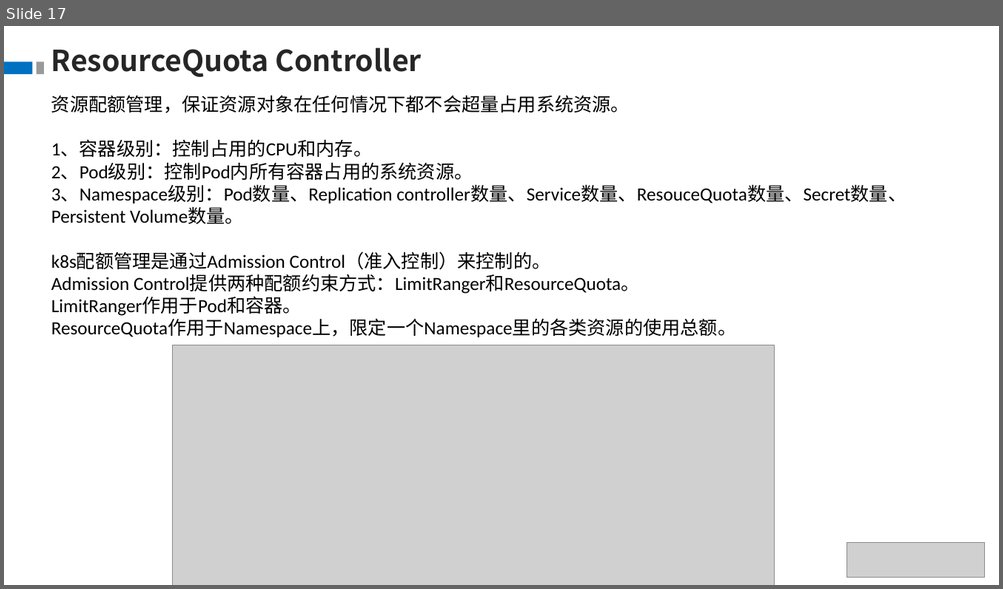
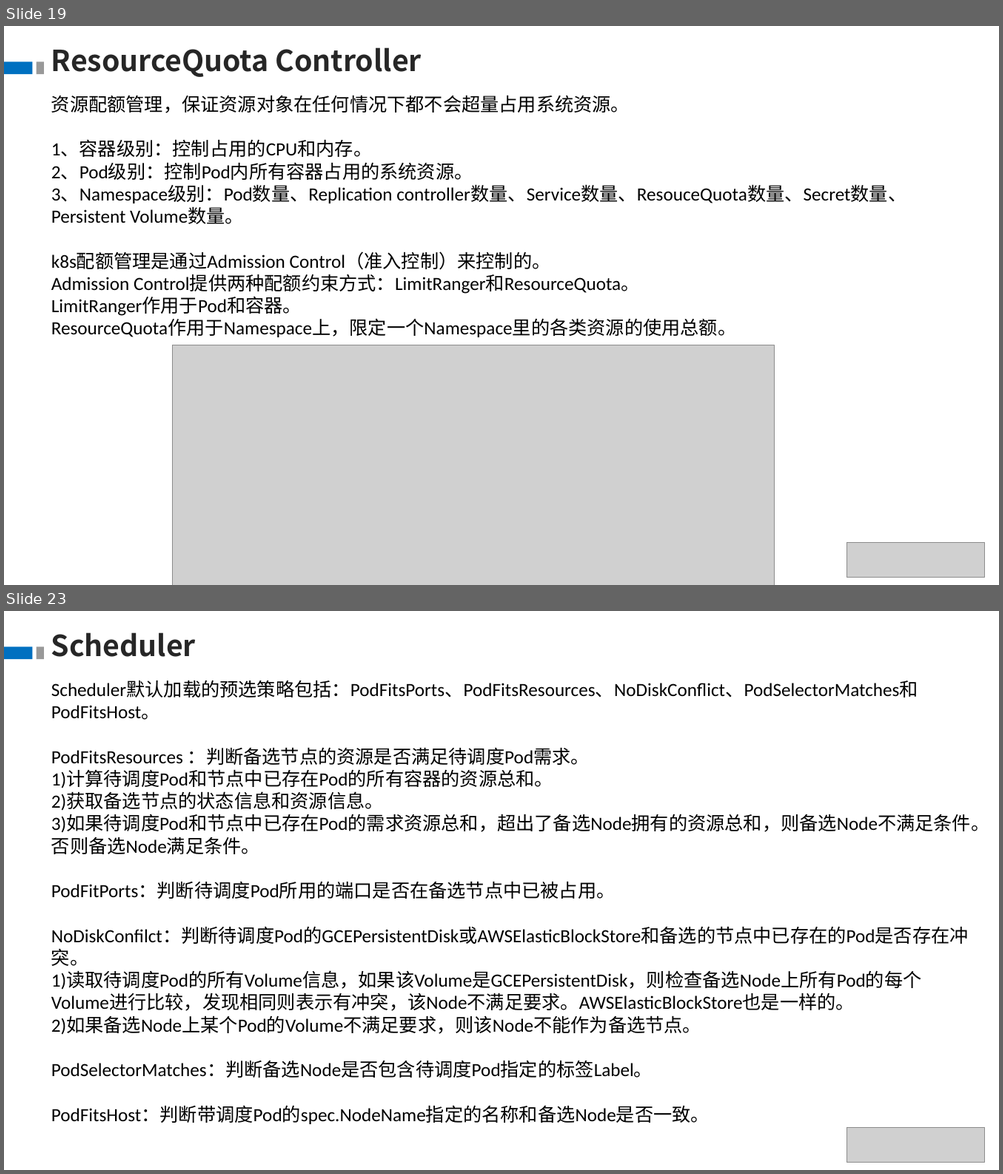
Before and after one commit to theDEADpool/data_structure, a slide deck: k8s.pptx. Shown one above the other, each under a label of ours: slide 17 before the commit, slides 19 and 23 after it; the slides between them are not shown. The pictures are 1003x589 and 1003x1174 pixels, drawn with LibreOffice and Linux fonts; fonts in the diff are those of the drawing; grey boxes stand for pictures. Boxes give left, top, right and bottom in pixels: in the first picture for what was removed or moved away, otherwise in the second. Text is boxed around its words. In the diff, an @@ line names an element or a change of style, - is before the commit and + after.

```diff
--- a/k8s.pptx
+++ b/k8s.pptx
@@ slide 23 added at box(4, 611, 999, 1170), background #FFFFFF @@
@@ text added at box(51, 632, 196, 657), 28 pt, text #262626, bold @@
+Scheduler
@@ rectangle added at box(4, 647, 32, 660), fill #0070C0 @@
@@ rectangle added at box(36, 647, 43, 660), fill #999999 @@
@@ text added at box(51, 681, 990, 1125), 18 pt, text #000000 @@
+Scheduler默认加载的预选策略包括：PodFitsPorts、PodFitsResources、NoDiskConflict、PodSelectorMatches和PodFitsHost。
+PodFitsResources ：判断备选节点的资源是否满足待调度Pod需求。
+1)计算待调度Pod和节点中已存在Pod的所有容器的资源总和。
+2)获取备选节点的状态信息和资源信息。
+3)如果待调度Pod和节点中已存在Pod的需求资源总和，超出了备选Node拥有的资源总和，则备选Node不满足条件。否则备选Node满足条件。
+PodFitPorts：判断待调度Pod所用的端口是否在备选节点中已被占用。
+NoDiskConfilct：判断待调度Pod的GCEPersistentDisk或AWSElasticBlockStore和备选的节点中已存在的Pod是否存在冲突。
+1)读取待调度Pod的所有Volume信息，如果该Volume是GCEPersistentDisk，则检查备选Node上所有Pod的每个Volume进行比较，发现相同则表示有冲突，该Node不满足要求。AWSElasticBlockStore也是一样的。
+2)如果备选Node上某个Pod的Volume不满足要求，则该Node不能作为备选节点。
+PodSelectorMatches：判断备选Node是否包含待调度Pod指定的标签Label。
+PodFitsHost：判断带调度Pod的spec.NodeName指定的名称和备选Node是否一致。
@@ picture added at box(847, 1128, 984, 1163) @@
@@ what was slide 17 is now slide 19 @@
```
Also in this commit, not shown: 3 slides changed, 7 other slides added.
